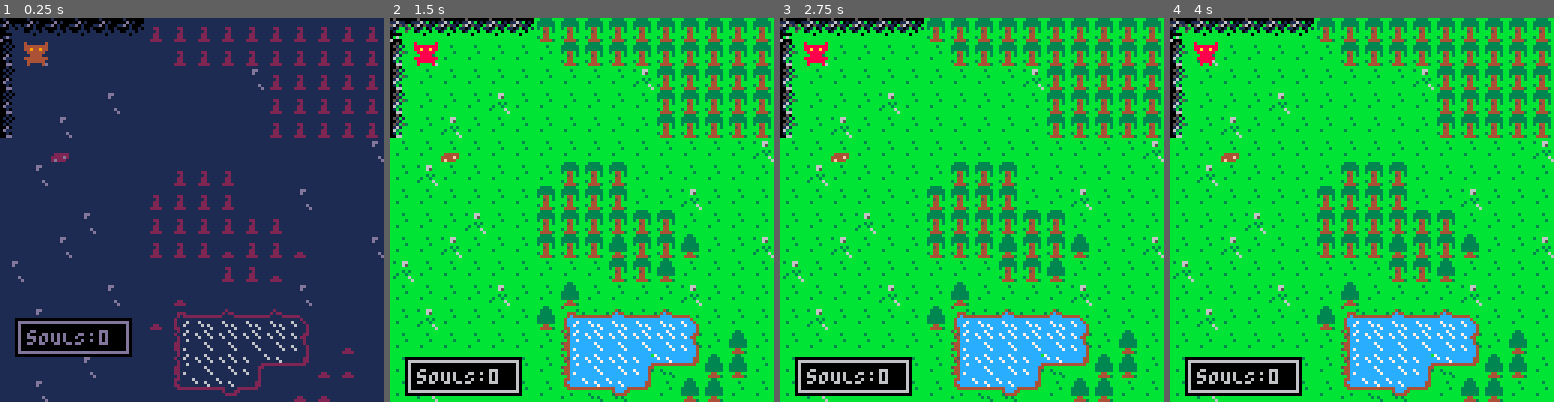
Above: before the commit, frames 1-4 (left to right).
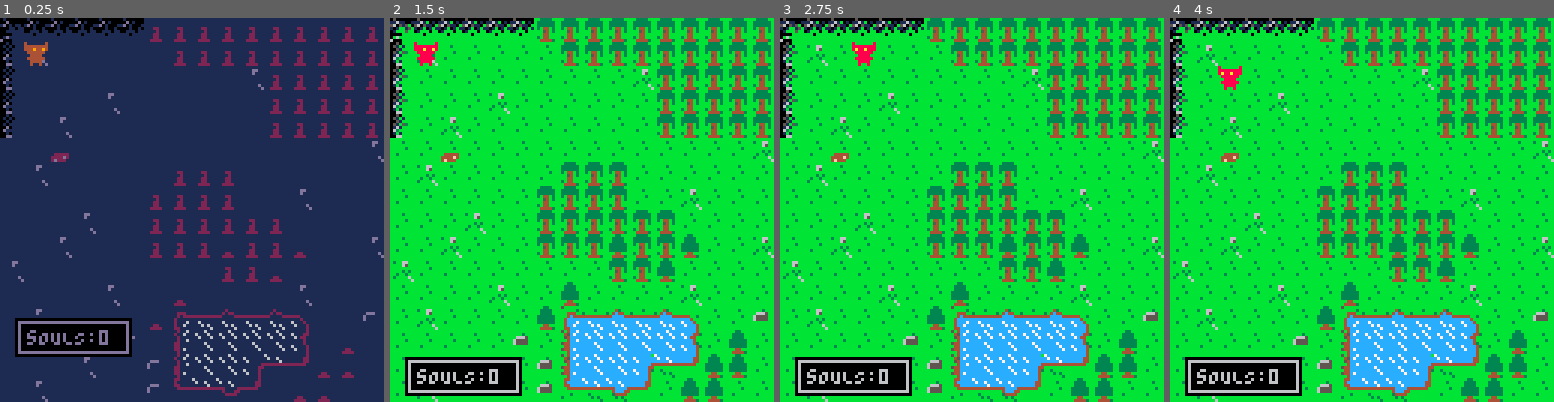
Above: after the commit, the same moments.

Repository: astonge/pico8-carts
Game: PICO-8 cartridge hell-on-earth.p8
Two runs of this game, one before a commit and one after it. Both use one fixed random seed, a clock stepped at 60 frames per second and the inputs below.
Inputs:
- Up to frame 1 (0.25 s): no input
- Up to frame 2 (1.5 s): tap X (X key) at 0.33, 1.07 s; tap O (Z key) at 0.7 s
- Up to frame 3 (2.75 s): hold Right 1.6-2.1 s; tap O (Z key) at 1.7, 2.1, 2.5 s; tap X (X key) at 1.85 s; hold Up 2.15-2.42 s; hold Right from 2.47 s (still down)
- Up to frame 4 (4 s): tap O (Z key) at 2.9, 3.3, 3.7 s; tap X (X key) at 2.97 s; release Right at 3.03 s; hold Left 3.08-3.58 s; hold Down 3.63-3.97 s

The runs differ from the first frame. In frame 1, 0.2% of the frame differs, in the area x 6-98%, y 7-98%; in frame 2, 0.4%; in frame 3, 0.9%, in the area x 6-99%, y 6-99%; in frame 4, 0.9%.

Commit message:
clean up;actions;basic inv

Diff:
--- a/hell-on-earth.p8
+++ b/hell-on-earth.p8
@@ -34,8 +34,6 @@
 	drawind()
 	dohpwind()
 	checkfade()
---	rectfill(0,128-16,128,128,0)
---	rect(0,127-16,127,127,5)
 end
 -->8
 --player
@@ -48,12 +46,15 @@
 function player:init()
 	self.r={x=0,y=0,x2=0,y2=0}
 	self.l={x=0,y=0,x2=0,y2=0}
+	self.u={x=0,y=0,x2=0,y2=0}
+	self.d={x=0,y=0,x2=0,y2=0}
+
 	self.x=1
 	self.y=1
 	self.sp={23,24}
 	--tick,frame,step
 	self.t,self.f,self.s = 0,1,16
-	self.state="walk"
+	self.state="idle"
 	self.anime={
 	idle={s=16,sp={23,24}},
 	walk={s=6,sp={6,7}},
@@ -61,191 +62,130 @@
 end
 
 function player:draw()
+--debug(self)
 spr(self.anime[self.state].sp[self.f],self.x*8,self.y*8)
 end
 
 function player:update()
+--lrud
+self.r={
+	x=(self.x+1)*8,y=self.y*8,
+	x2=((self.x+1)*8)+8,y2=((self.y+1)*8)
+}
+self.l={
+	x=(self.x-1)*8,y=self.y*8,
+	x2=((self.x-1)*8)+8,y2=((self.y+1)*8)
+}
+self.u={
+	x=self.x*8,y=(self.y*8)-8,
+	x2=((self.x+1)*8),y2=((self.y+1)*8)-8
+}
+self.d={
+	x=self.x*8,y=(self.y*8)+8,
+	x2=((self.x+1)*8),y2=((self.y+1)*8)+8
+}
 --anime
 self.t=(self.t+1)%self.anime[self.state].s
 if (self.t==0) self.f=self.f%#self.anime[self.state].sp+1
-end
-
-
---		update=function(self)
---			printh(self)
-----		self.l={
-----			x=(self.x-1)*8,y=self.y*8,
-----			x2=((self.x-1)*8)+8,y2=((self.y+1)*8)
-----		}
-----		self.r={
-----			x=(self.x+1)*8,y=self.y*8,
-----			x2=((self.x+1)*8)+8,y2=((self.y+1)*8)
-----		}
---		end,
---		r_tile=function(self)
---			printh("r_tile")
---			printh(self.r)
---			return {
---				x=self.r.x/8 or 0,
---				y=self.r.y/8 or 0
---			}
---		end
---	}
---	return new_plyr
---end
-
---function p_init()
---	p={x=1,y=3,a={}}
---	sp={6,7}
---	t,f,s=0,1,6 --tick,frame,step
---	add(p.a,{})
---	add(p.a,{})
---	add(p.a,{})
---	add(p.a,{})
---end
---
---function p_update()
-----	plyr:update()
-----	rt={
-----		x=(p.x+1)*8,y=p.y*8,
-----		x2=((p.x+1)*8)+8,y2=((p.y+1)*8)
-----	}
-----	p.a[1]={
-----		x=(p.x+1)*8,y=p.y*8,
-----		x2=((p.x+1)*8)+8,y2=((p.y+1)*8)
-----	}
-----	lt={
-----		x=(p.x-1)*8,y=p.y*8,
-----		x2=((p.x-1)*8)+8,y2=((p.y+1)*8)
-----	}
---	up={
---		x=p.x*8,y=(p.y*8)-8,
---		x2=((p.x+1)*8),y2=((p.y+1)*8)-8
---	}
---	dwn={
---		x=p.x*8,y=(p.y*8)+8,
---		x2=((p.x+1)*8),y2=((p.y+1)*8)+8
---	}
---	if btnp(⬅️) and not btn(🅾️) and not btn(❎) then
---		if canmove(⬅️) do p.x-=1 end
---	end
---	if btnp(➡️) and not btn(🅾️) and not btn(❎) then
---		if canmove(➡️) do p.x+=1 end
---	end
---
---	if btnp(⬆️) and not btn(🅾️) and not btn(❎) then
---		if canmove(⬆️) do p.y-=1 end
---	end
---	if btnp(⬇️) and not btn(🅾️) and not btn(❎) then
---		if canmove(⬇️) do p.y+=1 end
---	end
---
---	if btn(🅾️) then
---		if btnp(➡️) do action(➡️) end
---		if btnp(⬅️) do action(⬅️) end
---		if btnp(⬆️) do action(⬆️) end
---		if btnp(⬇️) do action(⬇️) end
---	end
---
---	t=(t+1)%s
---	if (t==0) f=f%#sp+1
---end
---
---function p_draw()
-----	rect(rt.x,rt.y,rt.x2,rt.y2)
-----	rect(lt.x,lt.y,lt.x2,lt.y2)
-----	rect(up.x,up.y,up.x2,up.y2,4)
-----	rect(dwn.x,dwn.y,dwn.x2,dwn.y2,5)
-----	print(f)
---	spr(sp[f],p.x*8,p.y*8)
---
---end
+--buttons
+if not btn(❎) and not btn(🅾️) then
+	if btnp(⬆️) do
+		if canmov(self.u) then
+			self.y-=1
+		end
+	end
+	if btnp(⬇️) do
+		if canmov(self.d) then
+			self.y+=1
+		end
+	end
+	if btnp(➡️) do
+		if canmov(self.r) then
+			self.x+=1
+		end
+	end
+	if btnp(⬅️) do
+		if canmov(self.l) then
+			self.x-=1
+		end
+	end
+end
+--action buttons
+if btn(🅾️) then
+	if btnp(➡️) do action(self.r) end
+	if btnp(⬅️) do action(self.l) end
+	if btnp(⬆️) do action(self.u) end
+	if btnp(⬇️) do action(self.d) end
+end
+--end of update
+end
+
+function player:addinv(thing)
+	printh("adding "..thing.." to inv")
+end
+
+function action(dir)
+	if canget(dir,tree.id) then
+		-- tree
+		sfx(1)
+		tree.update(dir)
+	elseif canget(dir,wood.id) then
+		-- wood
+		sfx(1)
+		wood.update(dir)
+	else
+		sfx(0)
+	end
+end
+
+function canget(d,kind)
+	if mget(d.x/8,d.y/8) == kind do
+		return true
+	end
+	return false
+end
+
+function debug(s)
+rect(s.r.x,s.r.y,s.r.x2,s.r.y2,10)
+rect(s.l.x,s.l.y,s.l.x2,s.l.y2)
+rect(s.u.x,s.u.y,s.u.x2,s.u.y2)
+rect(s.d.x,s.d.y,s.d.x2,s.d.y2)
+end
 -->8
 --collisions
-function canmove(dir)
-	if isblocked(getmtile(dir)) then
-		return false end
-
-	if dir == ➡️ then
-		local nx = (p.x+1)*8
-		if nx>120 then
-			return false end
-	end
-
-	if dir == ⬅️ then
-		nx = (p.x-1)*8
-		if nx<0 then
-			return false end
-	end
-
-	if dir == ⬆️ then
-		local nx = (p.y-1)*8
-		if nx<0 then
-			return false end
-	end
-
-	if dir == ⬇️ then
-		local nx = (p.y+1)*8
-		if nx>120 then
-			return false end
-	end
-
-	return true
-end
-
 function isblocked(tile)
 	return fget(tile,0)
 end
 
-function getmtile(dir)
-	local s
---	printh(player[1].r.y)
-	if dir == ➡️ then
---		local s2=mget((rt.x/8),(rt.y/8))
---		s=mget((p.a[1].x/8),(p.a[1].y/8))
---		s=mget(
---			plyr.r_tile(),
---			plyr.r_tile()
---		)
---		printh("s2 "..s2)
---		printh("s "..s)
-	end
-	if dir == ⬅️ then
---		s=mget((lt.x/8),(lt.y/8))
---		s=mget(plyr.l_tile.x,plyr.l_tile.y)
-	end
-	if dir == ⬇️ then
-		s=mget((dwn.x/8),(dwn.y/8))
-	end
-	if dir == ⬆️ then
-		s=mget((up.x/8),(up.y/8))
-	end
-	return s
+function canmov(d)
+	if d.x<0 or d.y<0 then
+		return false
+	end
+	if d.x>120 or d.y>120 then
+		return false
+	end
+	return not isblocked(mget(d.x/8,d.y/8))
 end
 -->8
-function action(dir)
-	local i=getmtile(dir)
-
-	if dir==➡️ do
-		if i==34 then
-			mset((p.a[➡️].x/8),(p.a[➡️].y/8),1)
-			sfx(1)
-		elseif i==35 then
-			mset((rt.x/8),(rt.y/8),34)
-			sfx(1)
-		else
-			sfx(0)
-		end
-	end
-
-	if dir==⬅️ do
-		if t==34 do
-			sfx(1)
-		end
-		printh("action "..⬅️)
-	end
-
---	sfx(0)
+-- stuff and things
+tree={
+	id=35,
+	update=function(d)
+		mset(d.x/8,d.y/8,34)
+	end,
+}
+wood={
+	id=34,
+	update=function(d)
+		player:addinv("wood")
+		mset(d.x/8,d.y/8,1)
+	end,
+}
+
+function makepile()
+end
+
+function takepile()
 end
 -->8
 --utils
@@ -383,14 +323,14 @@
 bbb0bbbbbb3bb3bbbb44444bbbb44bbbbbbbbbbbcc4bbbbb00000000000000000000000000000000000000000000000000000000000000000000000000000000
 bbbbbbbbb3bbbb6bb4444f4bb3b44bbbbbbbbbbbcc4bbbbb00000000000000000000000000000000000000000000000000000000000000000000000000000000
 bbbbbbbbbbbbbbb6b4f444bbbb44443bbbbbbbbbcc4bbbbb00000000000000000000000000000000000000000000000000000000000000000000000000000000
-05000000bbbbbbbb7cccccccbbb33bbb000000000000000000000000000000000000000000000000000000000000000000000000000000000000000000000000
-11611001bbb43bbbc7cc7cccbb3333bb000000000000000000000000000000000000000000000000000000000000000000000000000000000000000000000000
-560515b03b4c44bbccccc7ccbb3333bb000000000000000000000000000000000000000000000000000000000000000000000000000000000000000000000000
-101bb15b44cccc44444cccc4b333333b000000000000000000000000000000000000000000000000000000000000000000000000000000000000000000000000
-01bbb5bbccccccccbb4ccc44b333333b000000000000000000000000000000000000000000000000000000000000000000000000000000000000000000000000
-0000bbbbcc7cccccbb34444bb333333b000000000000000000000000000000000000000000000000000000000000000000000000000000000000000000000000
-0b6bbbbbccc7c7ccbbb3b3bbbbb44bbb000000000000000000000000000000000000000000000000000000000000000000000000000000000000000000000000
-6000bbbbcccccc7cbbbbbb3bbb44443b000000000000000000000000000000000000000000000000000000000000000000000000000000000000000000000000
+05000000bbbbbbbb7cccccccbbb33bbbbbbbbbbb0000000000000000000000000000000000000000000000000000000000000000000000000000000000000000
+11611001bbb43bbbc7cc7cccbb3333bbbbbb3bbb0000000000000000000000000000000000000000000000000000000000000000000000000000000000000000
+560515b03b4c44bbccccc7ccbb3333bbbb6665bb0000000000000000000000000000000000000000000000000000000000000000000000000000000000000000
+101bb15b44cccc44444cccc4b333333bb65555bb0000000000000000000000000000000000000000000000000000000000000000000000000000000000000000
+01bbb5bbccccccccbb4ccc44b333333bb65555bb0000000000000000000000000000000000000000000000000000000000000000000000000000000000000000
+0000bbbbcc7cccccbb34444bb333333bbbbbbbbb0000000000000000000000000000000000000000000000000000000000000000000000000000000000000000
+0b6bbbbbccc7c7ccbbb3b3bbbbb44bbbbbbbbbbb0000000000000000000000000000000000000000000000000000000000000000000000000000000000000000
+6000bbbbcccccc7cbbbbbb3bbb44443bbbbbbbbb0000000000000000000000000000000000000000000000000000000000000000000000000000000000000000
 00000000000000000000000000000000000000000000000000000000000000000000000000000000000000000000000000000000000000000000000000000000
 00000000000000000000000000000000000000000000000000000000000000000000000000000000000000000000000000000000000000000000000000000000
 00000000000000000000000000000000000000000000000000000000000000000000000000000000000000000000000000000000000000000000000000000000
@@ -456,7 +396,7 @@
 11555556555115555555555115555555515565555555555555555555551555650000000000000000000000000000000000000000000000000000000000000000
 55555555511155555555551155555555511555555555555555515655555555550000000000000000000000000000000000000000000000000000000000000000
 __gff__
-0000010100000000000000000000000000010000000000000000000000000000000001010001000000000000000000000001000100000000000000000000000000000000000000000000000000000000000000000000000000000000000000000000000000000000000000000000000000000000000000000000000000000000
+0000010100000000000000000000000000010000000000000000000000000000000001010001000000000000000000000001000101000000000000000000000000000000000000000000000000000000000000000000000000000000000000000000000000000000000000000000000000000000000000000000000000000000
 0000000000000000000000000000000000000000000000000000000000000000000000000000000000000000000000000000000000000000000000000000000000000000000000000000000000000000000000000000000000000000000000000000000000000000000000000000000000000000000000000000000000000000
 __map__
 3020202020202323232323232323232300000000000000000000000000000000000000000000000000000000000000000000000000000000000000000000000000000000000000000000000000000000000000000000000000000000000000000000000000000000000000000000000000000000000000000000000000000000
@@ -471,10 +411,10 @@
 0101210101012323233323233301012100000000000000000000000000000000000000000000000000000000000000000000000000000000000000000000000000000000000000000000000000000000000000000000000000000000000000000000000000000000000000000000000000000000000000000000000000000000
 2101010101010101012323330101010100000000000000000000000000000000000000000000000000000000000000000000000000000000000000000000000000000000000000000000000000000000000000000000000000000000000000000000000000000000000000000000000000000000000000000000000000000000
 0101010121010133010101012101010100000000000000000000000000000000000000000000000000000000000000000000000000000000000000000000000000000000000000000000000000000000000000000000000000000000000000000000000000000000000000000000000000000000000000000000000000000000
-0121010101013313033103311501010100000000000000000000000000000000000000000000000000000000000000000000000000000000000000000000000000000000000000000000000000000000000000000000000000000000000000000000000000000000000000000000000000000000000000000000000000000000
-0101010101010102111111110401330100000000000000000000000000000000000000000000000000000000000000000000000000000000000000000000000000000000000000000000000000000000000000000000000000000000000000000000000000000000000000000000000000000000000000000000000000000000
-0101012101010102111105122433330100000000000000000000000000000000000000000000000000000000000000000000000000000000000000000000000000000000000000000000000000000000000000000000000000000000000000000000000000000000000000000000000000000000000000000000000000000000
-0121010101010114123224013333010100000000000000000000000000000000000000000000000000000000000000000000000000000000000000000000000000000000000000000000000000000000000000000000000000000000000000000000000000000000000000000000000000000000000000000000000000000000
+0121010101013313033103311501013400000000000000000000000000000000000000000000000000000000000000000000000000000000000000000000000000000000000000000000000000000000000000000000000000000000000000000000000000000000000000000000000000000000000000000000000000000000
+0101010101340102111111110401330100000000000000000000000000000000000000000000000000000000000000000000000000000000000000000000000000000000000000000000000000000000000000000000000000000000000000000000000000000000000000000000000000000000000000000000000000000000
+0101012101013402111105122433330100000000000000000000000000000000000000000000000000000000000000000000000000000000000000000000000000000000000000000000000000000000000000000000000000000000000000000000000000000000000000000000000000000000000000000000000000000000
+0121010101013414123224013333010100000000000000000000000000000000000000000000000000000000000000000000000000000000000000000000000000000000000000000000000000000000000000000000000000000000000000000000000000000000000000000000000000000000000000000000000000000000
 0101010101010101010101010101010100000000000000000000000000000000000000000000000000000000000000000000000000000000000000000000000000000000000000000000000000000000000000000000000000000000000000000000000000000000000000000000000000000000000000000000000000000000
 0101210101010101010101010101010100000000000000000000000000000000000000000000000000000000000000000000000000000000000000000000000000000000000000000000000000000000000000000000000000000000000000000000000000000000000000000000000000000000000000000000000000000000
 0101010101010101010101010101010100000000000000000000000000000000000000000000000000000000000000000000000000000000000000000000000000000000000000000000000000000000000000000000000000000000000000000000000000000000000000000000000000000000000000000000000000000000
Not shown, changed: the sound effects (__sfx__) section of hell-on-earth.p8
